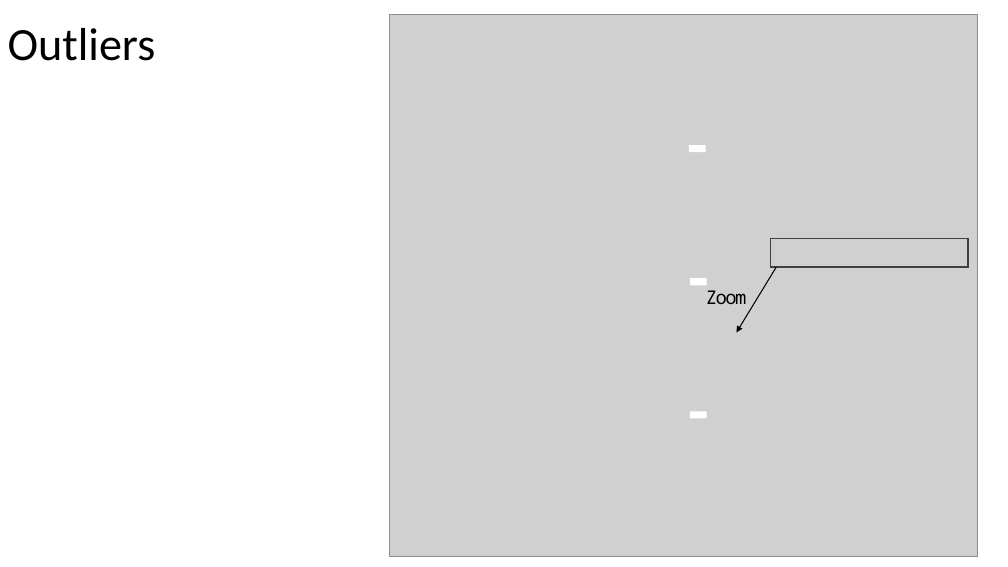
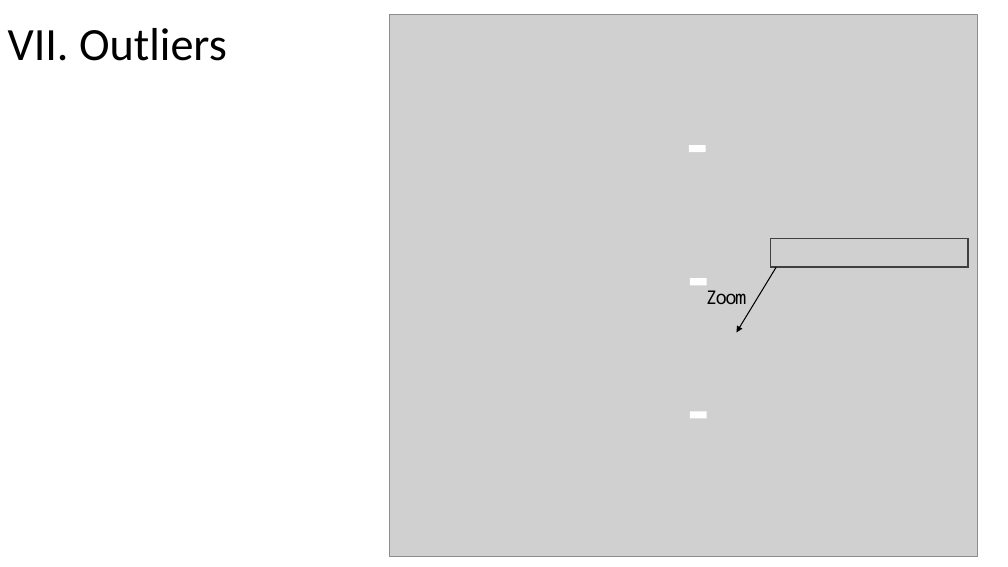
Before and after one commit to alonsovega4776/Bank-Marketing, a slide deck: slide 15 of pres.pptx. Drawn at 1008x567 pixels with LibreOffice and Linux fonts; fonts in the diff are those of the drawing; grey boxes stand for pictures. Boxes give left, top, right and bottom in pixels: in the first picture for what was removed or moved away, otherwise in the second. Text is boxed around its words. In the diff, an @@ line names an element or a change of style, - is before the commit and + after.

```diff
--- a/pres.pptx
+++ b/pres.pptx
@@ title at (8,28,227,61): text changed @@
-Outliers
+VII. Outliers
```
Also in this commit, not shown: 2 other slides changed, 3 other files.
